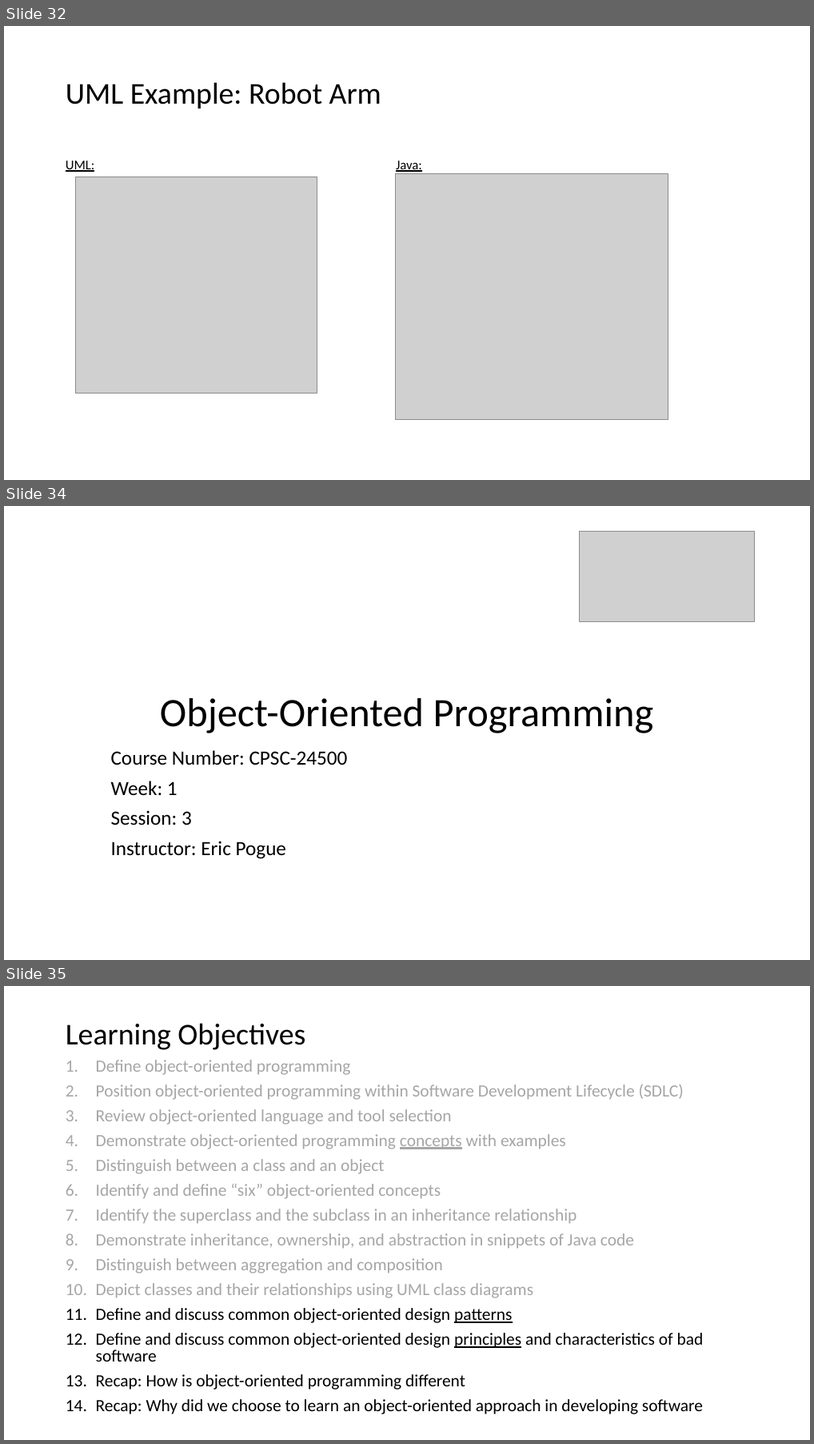
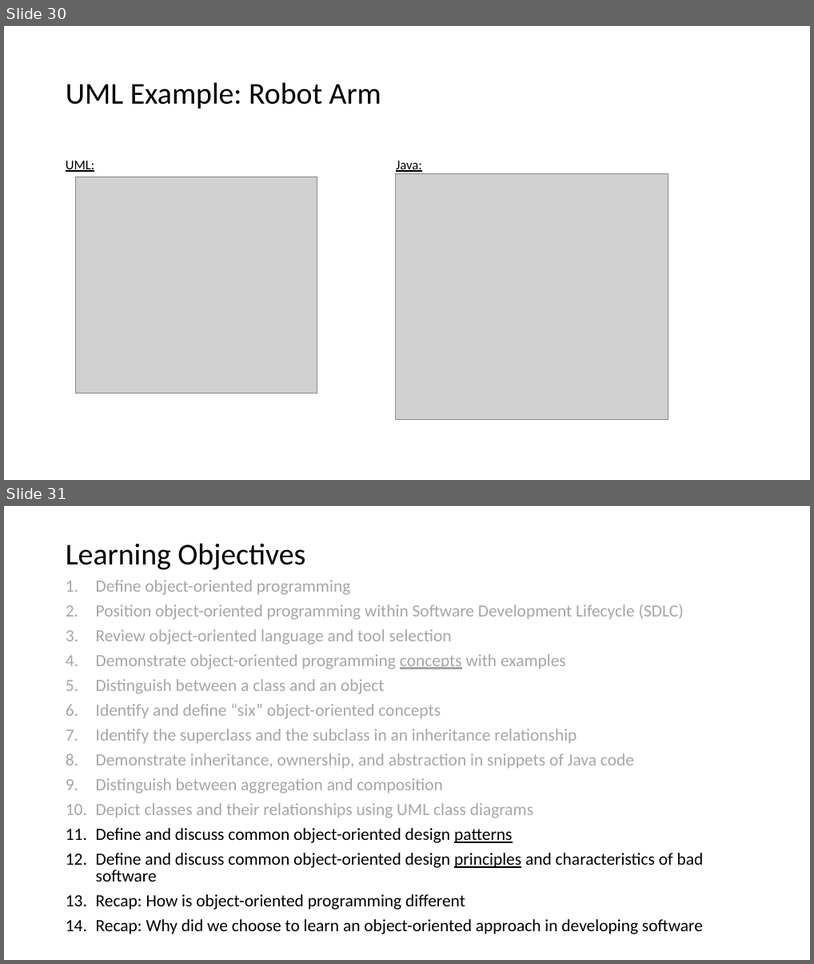
Before and after one commit to EricJPogue/www-epogue-info, a slide deck: CPSC-24500/Week01/2016SpringW01Slides.pptx. Shown one above the other, each under a label of ours: slides 32, 34 and 35 before the commit, slides 30 and 31 after it; the slides between them are not shown. The pictures are 814x1444 and 814x964 pixels, drawn with LibreOffice and Linux fonts; fonts in the diff are those of the drawing; grey boxes stand for pictures. Boxes give left, top, right and bottom in pixels: in the first picture for what was removed or moved away, otherwise in the second. Text is boxed around its words. In the diff, an @@ line names an element or a change of style, - is before the commit and + after.

```diff
--- a/CPSC-24500/Week01/2016SpringW01Slides.pptx
+++ b/CPSC-24500/Week01/2016SpringW01Slides.pptx
@@ slide 34 removed at (4, 506, 810, 960), background #FFFFFF @@
@@ picture removed at (579, 531, 755, 621) @@
@@ title removed at (160, 698, 654, 733) @@
-Object-Oriented Programming
@@ subtitle removed at (111, 750, 348, 859) @@
-Course Number: CPSC-24500
-Week: 1
-Session: 3
-Instructor: Eric Pogue
@@ what was slide 32 is now slide 30 @@
@@ what was slide 35 is now slide 31 @@
```
Also in this commit, not shown: 3 slides changed, 3 other slides removed, 1 other file.
